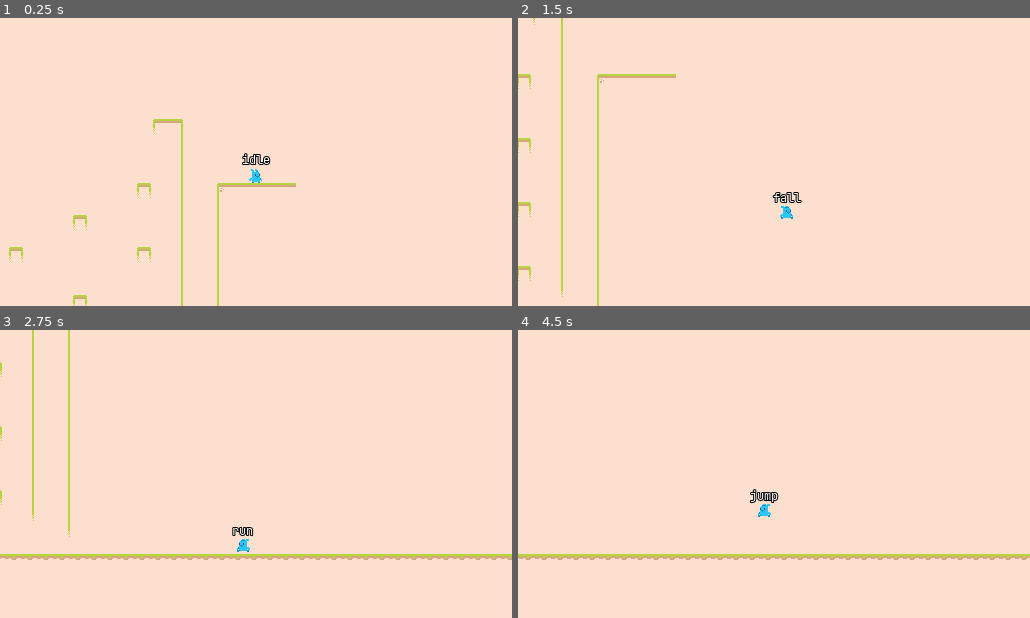
Above: before the commit, frames 1-4 (two rows, left to right).
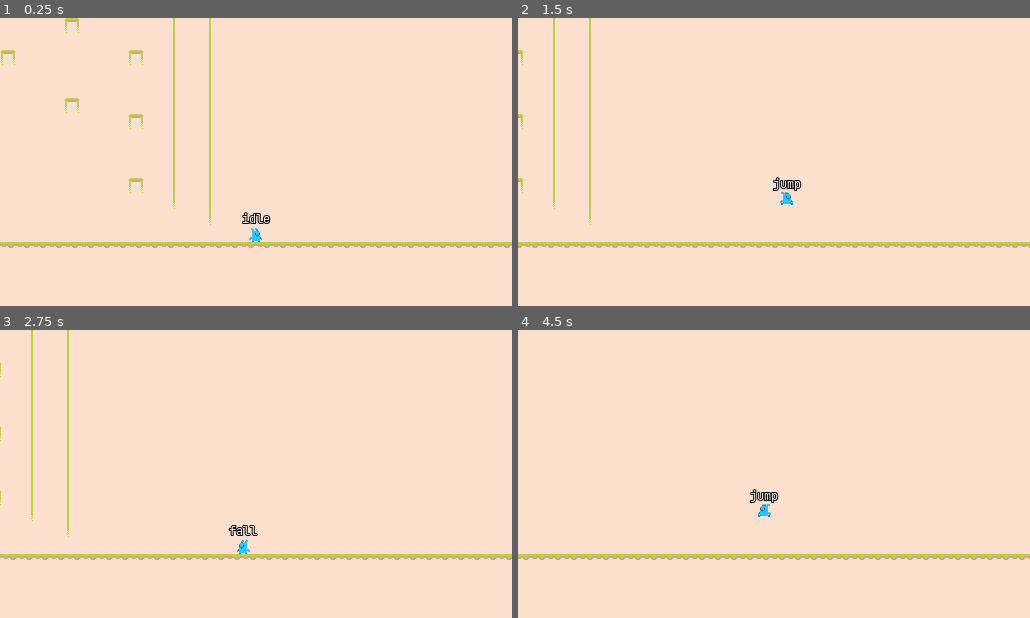
Above: after the commit, the same moments.

Repository: ephjos/plat
Game: Godot game, scene res://World.tscn
Same seed, same stepped clock (60 frames per second), same inputs: the game is played once before the commit and once after it.
Inputs:
- Up to frame 1 (0.25 s): no input
- Up to frame 2 (1.5 s): hold Space (jump) 0.53-1.28 s; hold D (move_right) from 0.53 s (still down); tap Space (jump) at 1.35 s
- Up to frame 3 (2.75 s): tap Space (jump) at 1.52, 1.82 s; release D (move_right) at 2.03 s; hold A (move_left) from 2.03 s (still down); hold Space (jump) from 2.03 s (still down)
- Up to frame 4 (4.5 s): release A (move_left) at 2.78 s; release Space (jump) at 2.78 s; hold D (move_right) 2.78-4.28 s; tap Space (jump) at 2.85, 3.02, 3.32, 4.35 s; hold Space (jump) 3.53-4.28 s; hold A (move_left) from 4.28 s (still down)

The runs differ from the first frame. In frame 1, 4.0% of the frame differs, in the area x 0-100%, y 0-100%; in frame 2, 3.8%; in frame 3, 1.1%; in frame 4, 0.5%.

Commit message:
Started globals

Diff:
--- /dev/null
+++ b/Globals/Globals.gd
@@ -0,0 +1,6 @@
+extends Node
+
+var PLAYER = null
+
+const GRAVITY = 1200
+const UP = Vector2(0, -1)
--- a/Player/Player.gd
+++ b/Player/Player.gd
@@ -1,12 +1,10 @@
 extends KinematicBody2D
 
-const UP = Vector2(0, -1)
 var velocity = Vector2()
 
 var move_speed = 10 * 16
 var jump_velocity = -425
 var min_jump_velocity = -200
-var gravity = 1200
 var wall_slide_gravity = 64
 var is_grounded = false
 var move_direction
@@ -22,6 +20,9 @@
 onready var leftWallRaycasts = $WallRaycasts/Left
 onready var rightWallRaycasts = $WallRaycasts/Right
 
+func _ready():
+	Globals.PLAYER = self
+
 func jump():
 	velocity.y = jump_velocity
 
@@ -29,7 +30,7 @@
 	velocity.y = min_jump_velocity
 
 func wall_jump():
-	var wall_jump_velocity = Vector2(200, -400)
+	var wall_jump_velocity = Vector2(300, -400)
 	wall_jump_velocity.x *= -wall_direction
 	velocity = wall_jump_velocity
 
@@ -38,10 +39,10 @@
 	velocity.y = min(velocity.y, wall_slide_gravity + (modifier*wall_slide_gravity))
 
 func _apply_gravity(delta):
-	velocity.y += gravity * delta
+	velocity.y += Globals.GRAVITY * delta
 
 func _apply_movement():
-	velocity = move_and_slide(velocity, UP)
+	velocity = move_and_slide(velocity, Globals.UP)
 	is_grounded = _is_on_floor()
 
 func _handle_move_input():
@@ -61,8 +62,9 @@
 	if is_grounded:
 		return 0.8
 
-	if !wallJumpTimer.is_stopped():
+	if wall_direction != 0 || !wallJumpTimer.is_stopped():
 		return 0.02
+
 	return 0.4
 
 func _update_move_direction():
--- a/World.tscn
+++ b/World.tscn
@@ -16,6 +16,6 @@
 tile_data = PoolIntArray( -2883584, 0, 0, -2883583, 0, 0, -2883582, 0, 0, -2883581, 0, 0, -2883580, 0, 0, -2883579, 0,  …(90953 unchanged characters)…
 
 [node name="Player" parent="." instance=ExtResource( 2 )]
-position = Vector2( 888, -72 )
+position = Vector2( 896, 184 )
 
 [node name="Camera" parent="Player" instance=ExtResource( 3 )]
--- a/project.godot
+++ b/project.godot
@@ -23,6 +23,10 @@
 config/name="First-platformer"
 run/main_scene="res://World.tscn"
 config/icon="res://icon.png"
+
+[autoload]
+
+Globals="*res://Globals/Globals.gd"
 
 [display]
 
